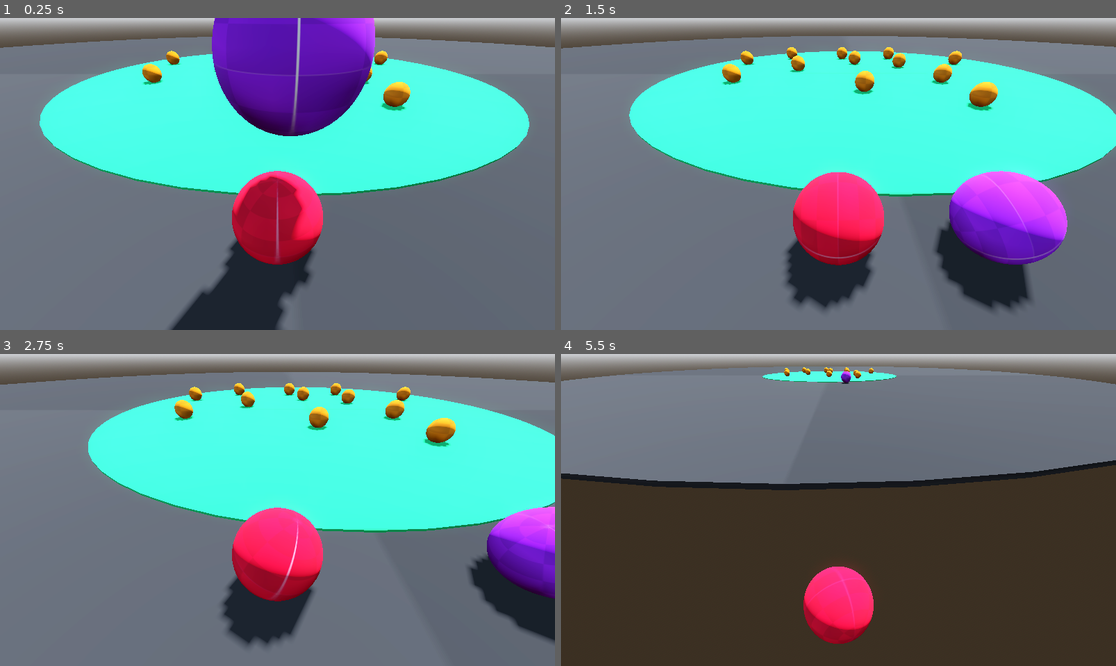
Above: before the commit, frames 1-4 (two rows, left to right).
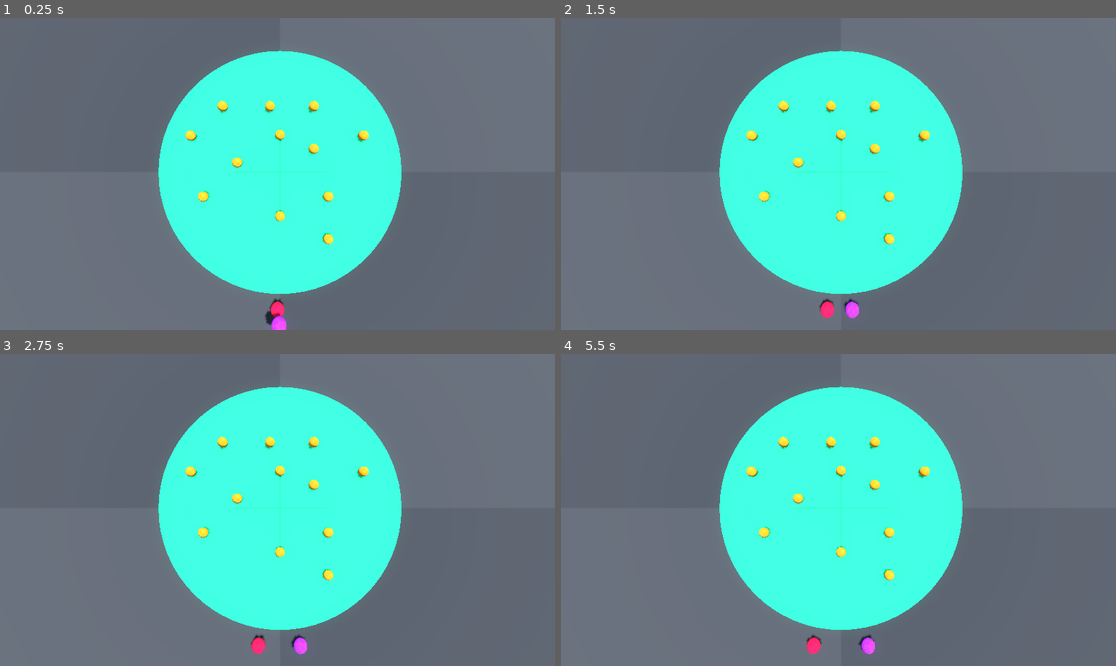
Above: after the commit, the same moments.

Repository: gourdfarm-games/pond-marbles
Game: Godot game, scene res://scenes/game.tscn
Same seed, same stepped clock (60 frames per second), same inputs: the game is played once before the commit and once after it. Before the commit the project starts from res://game.tscn.
Inputs (mouse positions are in pixels of both pictures, inside the frame that each line leads up to):
- Up to frame 1 (0.25 s): no input
- Up to frame 2 (1.5 s): move the mouse to (960, 158) at 0.52 s; press the mouse at (960, 158) at 0.53 s; move the mouse to (727, 189) at 1.27 s; release the mouse at (727, 189) at 1.28 s; click (727, 189) at 1.35 s
- Up to frame 3 (2.75 s): move the mouse to (333, 441) at 2.02 s; press the mouse at (333, 441) at 2.03 s
- Up to frame 4 (5.5 s): move the mouse to (810, 572) at 2.77 s; release the mouse at (810, 572) at 2.78 s; click (810, 572) at 2.85 s; move the mouse to (1005, 556) at 3.52 s; press the mouse at (1005, 556) at 3.53 s; move the mouse to (672, 463) at 4.27 s; release the mouse at (672, 463) at 4.28 s; click (672, 463) at 4.35 s; move the mouse to (866, 510) at 5.02 s; press the mouse at (866, 510) at 5.03 s

The runs differ from the first frame. In frame 1, 44% of the frame differs, in the area x 0-100%, y 0-100%; in frame 2, 43%; in frame 3, 41%; in frame 4, 78%.

Commit message:
Updated comments

Diff:
--- a/camera_3d.gd
+++ /dev/null
@@ -1,40 +0,0 @@
-extends Camera3D
-
-@onready var golf_ball = $".."
-
-#Variables for raycast
-const ray_length = 100
-var mouse_pos : Vector2
-var from :Vector3
-var to : Vector3
-var space : PhysicsDirectSpaceState3D
-var query : PhysicsRayQueryParameters3D
-
-#Variable for camera follow
-var vector : Vector3
-
-func _ready() -> void:
-	#We set the camera as top level to ignore parent's transformations.
-	#Otherwise, the camera will rotate violently.
-	self.set_as_top_level(true)
-
-#func _process(delta) -> void:
-	#Function to follow golf ball.
-	#camera_follow()
-
-#Function to follow golf ball.
-#func camera_follow() -> void:
-	#vector = Vector3(golf_ball.transform.origin.x,position.y,golf_ball.transform.origin.z)
-
-	#self.transform.origin = self.transform.origin.lerp(vector,1)
-
-#Translating the mouse position from the screen into 3d world.
-func camera_raycast():
-	mouse_pos = get_viewport().get_mouse_position()
-	from = project_ray_origin(mouse_pos)
-	to = from + project_ray_normal(mouse_pos) * ray_length
-	space = get_world_3d().direct_space_state
-	#Raycast checking only the second collision mask.
-	query = PhysicsRayQueryParameters3D.create(from,to,2)
-
-	return space.intersect_ray(query)
--- a/project.godot
+++ b/project.godot
@@ -11,9 +11,9 @@
 [application]
 
 config/name="Pond Marbles"
-run/main_scene="res://game.tscn"
+run/main_scene="res://scenes/game.tscn"
 config/features=PackedStringArray("4.3", "Forward Plus")
-config/icon="res://icon.svg"
+config/icon="res://prototyping/icon.svg"
 
 [input]
 
--- a/game.tscn
+++ b/scenes/game.tscn
@@ -1,9 +1,9 @@
 [gd_scene load_steps=8 format=3 uid="uid://chjire6w7xq3o"]
 
-[ext_resource type="PackedScene" uid="uid://cgcv2cybxk4or" path="res://scenes/level_0.tscn" id="1_mwgsp"]
-[ext_resource type="PackedScene" uid="uid://bs6brr8jf00sc" path="res://scenes/pollywog2.tscn" id="3_3opne"]
-[ext_resource type="PackedScene" uid="uid://d11adruwwqqev" path="res://marble.tscn" id="3_xt065"]
-[ext_resource type="PackedScene" uid="uid://cfg4r6lnrfmyv" path="res://scenes/pollywog1.tscn" id="4_grruw"]
+[ext_resource type="PackedScene" uid="uid://cgcv2cybxk4or" path="res://scenes/level_0.tscn" id="1_ks1dp"]
+[ext_resource type="PackedScene" uid="uid://d11adruwwqqev" path="res://scenes/marble.tscn" id="2_ryn7b"]
+[ext_resource type="PackedScene" uid="uid://bs6brr8jf00sc" path="res://scenes/pollywog2.tscn" id="3_4fdlh"]
+[ext_resource type="PackedScene" uid="uid://cfg4r6lnrfmyv" path="res://scenes/pollywog1.tscn" id="4_0h0xf"]
 
 [sub_resource type="ProceduralSkyMaterial" id="ProceduralSkyMaterial_x3fjl"]
 sky_horizon_color = Color(0.64625, 0.65575, 0.67075, 1)
@@ -32,51 +32,51 @@
 shadow_enabled = true
 shadow_bias = 0.02
 
-[node name="Level_0" parent="." instance=ExtResource("1_mwgsp")]
+[node name="Level_0" parent="." instance=ExtResource("1_ks1dp")]
 transform = Transform3D(1, 0, 0, 0, 1, 0, 0, 0, 1, 0, -0.732521, 0)
 
 [node name="Marbles" type="Node" parent="."]
 
-[node name="Node3D" parent="Marbles" instance=ExtResource("3_xt065")]
+[node name="Node3D" parent="Marbles" instance=ExtResource("2_ryn7b")]
 transform = Transform3D(1, 0, 0, 0, 1, 0, 0, 0, 1, 0, -0.907053, -2.24829)
 
-[node name="Node3D7" parent="Marbles" instance=ExtResource("3_xt065")]
+[node name="Node3D7" parent="Marbles" instance=ExtResource("2_ryn7b")]
 transform = Transform3D(1, 0, 0, 0, 1, 0, 0, 0, 1, 0, -0.907053, 2.65999)
 
-[node name="Node3D8" parent="Marbles" instance=ExtResource("3_xt065")]
+[node name="Node3D8" parent="Marbles" instance=ExtResource("2_ryn7b")]
 transform = Transform3D(1, 0, 0, 0, 1, 0, 0, 0, 1, 2.91131, -0.907053, 1.47573)
 
-[node name="Node3D9" parent="Marbles" instance=ExtResource("3_xt065")]
+[node name="Node3D9" parent="Marbles" instance=ExtResource("2_ryn7b")]
 transform = Transform3D(1, 0, 0, 0, 1, 0, 0, 0, 1, -4.63836, -0.907053, 1.47573)
 
-[node name="Node3D10" parent="Marbles" instance=ExtResource("3_xt065")]
+[node name="Node3D10" parent="Marbles" instance=ExtResource("2_ryn7b")]
 transform = Transform3D(1, 0, 0, 0, 1, 0, 0, 0, 1, -5.4032, -0.907053, -2.20042)
 
-[node name="Node3D11" parent="Marbles" instance=ExtResource("3_xt065")]
+[node name="Node3D11" parent="Marbles" instance=ExtResource("2_ryn7b")]
 transform = Transform3D(1, 0, 0, 0, 1, 0, 0, 0, 1, 5.03312, -0.907053, -2.20042)
 
-[node name="Node3D12" parent="Marbles" instance=ExtResource("3_xt065")]
+[node name="Node3D12" parent="Marbles" instance=ExtResource("2_ryn7b")]
 transform = Transform3D(1, 0, 0, 0, 1, 0, 0, 0, 1, 2.91132, -0.907053, 4.04163)
 
-[node name="Node3D2" parent="Marbles" instance=ExtResource("3_xt065")]
+[node name="Node3D2" parent="Marbles" instance=ExtResource("2_ryn7b")]
 transform = Transform3D(1, 0, 0, 0, 1, 0, 0, 0, 1, 2.04015, -0.907053, -1.40096)
 
-[node name="Node3D3" parent="Marbles" instance=ExtResource("3_xt065")]
+[node name="Node3D3" parent="Marbles" instance=ExtResource("2_ryn7b")]
 transform = Transform3D(1, 0, 0, 0, 1, 0, 0, 0, 1, 2.04015, -0.907053, -3.9777)
 
-[node name="Node3D4" parent="Marbles" instance=ExtResource("3_xt065")]
+[node name="Node3D4" parent="Marbles" instance=ExtResource("2_ryn7b")]
 transform = Transform3D(1, 0, 0, 0, 1, 0, 0, 0, 1, -0.609097, -0.907053, -3.9777)
 
-[node name="Node3D5" parent="Marbles" instance=ExtResource("3_xt065")]
+[node name="Node3D5" parent="Marbles" instance=ExtResource("2_ryn7b")]
 transform = Transform3D(1, 0, 0, 0, 1, 0, 0, 0, 1, -3.47385, -0.907053, -3.9777)
 
-[node name="Node3D6" parent="Marbles" instance=ExtResource("3_xt065")]
+[node name="Node3D6" parent="Marbles" instance=ExtResource("2_ryn7b")]
 transform = Transform3D(1, 0, 0, 0, 1, 0, 0, 0, 1, -2.58778, -0.907053, -0.582527)
 
-[node name="Pollywog2" parent="." instance=ExtResource("3_3opne")]
+[node name="Pollywog2" parent="." instance=ExtResource("3_4fdlh")]
 transform = Transform3D(1, 0, 0, 0, 1, 0, 0, 0, 1, -0.0797895, 0.740836, 8.20086)
 
-[node name="Pollywog" parent="." instance=ExtResource("4_grruw")]
+[node name="Pollywog" parent="." instance=ExtResource("4_0h0xf")]
 transform = Transform3D(1, 0, 0, 0, 1, 0, 0, 0, 1, -0.154437, -0.790764, 8.20086)
 
 [node name="Cam3" type="Camera3D" parent="."]
--- a/scenes/pollywog1.tscn
+++ b/scenes/pollywog1.tscn
@@ -3,7 +3,7 @@
 [ext_resource type="Script" path="res://scripts/Pollywog.gd" id="1_i2g01"]
 [ext_resource type="Texture2D" uid="uid://bbrnyhvq701cr" path="res://prototyping/kenney_prototype_textures/red/texture_08.png" id="2_xbnu3"]
 [ext_resource type="Script" path="res://scripts/Camera.gd" id="3_5o2ei"]
-[ext_resource type="Script" path="res://scenes/cam_2.gd" id="4_63m28"]
+[ext_resource type="Script" path="res://scripts/FollowCam.gd" id="4_451im"]
 [ext_resource type="Material" uid="uid://c1bcg1b80oiig" path="res://scenes/arrow.tres" id="4_b6ntp"]
 
 [sub_resource type="PhysicsMaterial" id="PhysicsMaterial_p4kc3"]
@@ -47,13 +47,13 @@
 [node name="Camera3D" type="Camera3D" parent="."]
 transform = Transform3D(1, 0, 0, 0, 0.00633566, 0.99998, 0, -0.99998, 0.00633566, 0, 12.0997, 0)
 v_offset = 8.0
+current = true
 script = ExtResource("3_5o2ei")
 
 [node name="Cam2" type="Camera3D" parent="."]
 transform = Transform3D(1, 0, 0, 0, 0.795759, 0.605613, 0, -0.605613, 0.795759, 0, 3.06701, 2.50179)
 v_offset = -2.06
-current = true
-script = ExtResource("4_63m28")
+script = ExtResource("4_451im")
 
 [node name="Scaler" type="Marker3D" parent="."]
 transform = Transform3D(0.1, 0, 0, 0, 0.1, 0, 0, 0, 0.01, 0, 0, 0)
--- a/scripts/Camera.gd
+++ b/scripts/Camera.gd
@@ -1,8 +1,8 @@
 extends Camera3D
 
-@onready var golf_ball = $".."
+@onready var ball = $".."
 
-#Variables for raycast
+#RAYCAST VARS
 const ray_length = 100
 var mouse_pos : Vector2
 var from :Vector3
@@ -10,31 +10,21 @@
 var space : PhysicsDirectSpaceState3D
 var query : PhysicsRayQueryParameters3D
 
-#Variable for camera follow
+#CAM FOLLOW VARS
 var vector : Vector3
 
+#FOLLOW BALL
 func _ready() -> void:
-	#We set the camera as top level to ignore parent's transformations.
-	#Otherwise, the camera will rotate violently.
+#PREVENT ROTATION.
 	self.set_as_top_level(true)
 
-#func _process(delta) -> void:
-	#Function to follow golf ball.
-	#camera_follow()
-
-#Function to follow golf ball.
-#func camera_follow() -> void:
-	#vector = Vector3(golf_ball.transform.origin.x,position.y,golf_ball.transform.origin.z)
-
-	#self.transform.origin = self.transform.origin.lerp(vector,1)
-
-#Translating the mouse position from the screen into 3d world.
+#GET MOUSE POSITION
 func camera_raycast():
 	mouse_pos = get_viewport().get_mouse_position()
 	from = project_ray_origin(mouse_pos)
 	to = from + project_ray_normal(mouse_pos) * ray_length
 	space = get_world_3d().direct_space_state
-	#Raycast checking only the second collision mask.
+	#RAYCAST CHECK SECOND MASK
 	query = PhysicsRayQueryParameters3D.create(from,to,2)
 
 	return space.intersect_ray(query)
--- a/scenes/cam_2.gd
+++ b/scripts/FollowCam.gd
@@ -1,8 +1,8 @@
 extends Camera3D
 
-@onready var golf_ball = $".."
+@onready var ball = $".."
 
-#Variables for raycast
+#RAYCAST VARS
 const ray_length = 100
 var mouse_pos : Vector2
 var from :Vector3
@@ -10,31 +10,29 @@
 var space : PhysicsDirectSpaceState3D
 var query : PhysicsRayQueryParameters3D
 
-#Variable for camera follow
+#CAM FOLLOW VARS
 var vector : Vector3
 
 func _ready() -> void:
-	#We set the camera as top level to ignore parent's transformations.
-	#Otherwise, the camera will rotate violently.
+#PREVENT ROTATION
 	self.set_as_top_level(true)
 
+#FOLLOW BALL
 func _process(delta) -> void:
-	#Function to follow golf ball.
 	camera_follow()
 
-#Function to follow golf ball.
 func camera_follow() -> void:
-	vector = Vector3(golf_ball.transform.origin.x,position.y,golf_ball.transform.origin.z)
+	vector = Vector3(ball.transform.origin.x,position.y,ball.transform.origin.z)
 
 	self.transform.origin = self.transform.origin.lerp(vector,1)
 
-#Translating the mouse position from the screen into 3d world.
+#GET MOUSE POSITION
 func camera_raycast():
 	mouse_pos = get_viewport().get_mouse_position()
 	from = project_ray_origin(mouse_pos)
 	to = from + project_ray_normal(mouse_pos) * ray_length
 	space = get_world_3d().direct_space_state
-	#Raycast checking only the second collision mask.
+	#RAYCAST CHECK SECOND MASK
 	query = PhysicsRayQueryParameters3D.create(from,to,2)
 
 	return space.intersect_ray(query)
--- a/scripts/Pollywog.gd
+++ b/scripts/Pollywog.gd
@@ -2,7 +2,7 @@
 
 @export var max_speed : int = 15
 @export var accel : int = 50
-@export var sensitivity : float = 2.0  # New sensitivity factor
+@export var sensitivity : float = 2.0
 
 @onready var scaler = $Scaler
 @onready var camera_3d = $Camera3D
@@ -14,54 +14,53 @@
 var diraction : Vector3
 
 func _ready() -> void:
-	# We set the scaler as top level to ignore parent's transformations.
-	# Otherwise, the camera will rotate violently.
+	#PREVENT ROTATION
 	scaler.set_as_top_level(true)
 	pass
 
-# Checking if the golf ball is selected.
+#CHECK IF BALL IS SELECTED
 func _on_input_event(camera, event, position, normal, shape_idx) -> void:
 	if event.is_action_pressed("left_mb"):
 		selected = true
 
 func _input(event) -> void:
-	# After the mouse is released, we calculate the speed and shoot the ball in the given direction.
+	#CALCULATE SPEED & DIRECTION AFTER RELEASE
 	if event.is_action_released("left_mb"):
 		if selected:
-			# Calculating the speed with sensitivity factor
+			#SPEED X SENSETIVITY
 			speed = - (diraction * distance * accel * sensitivity).limit_length(max_speed)
 			shoot(speed)
 		selected = false
 
 func _process(delta) -> void:
-	# Function to follow the golf ball.
+	#FOLLOW BALL
 	scaler_follow()
 	pull_metter()
 
-# Shooting the golf ball.
+#SHOOT BALL
 func shoot(vector: Vector3) -> void:
 	velocity = Vector3(vector.x, 0, vector.z)
 	self.apply_impulse(velocity, Vector3.ZERO)
 
-# Function to follow the golf ball.
+#FOLLOW BALL
 func scaler_follow() -> void:
 	scaler.transform.origin = scaler.transform.origin.lerp(self.transform.origin, 0.8)
 
 func pull_metter() -> void:
-	# Calling the raycast from the camera node.
+	#CALLING RAYCAST FROM CAM
 	var ray_cast = camera_3d.camera_raycast()
 
 	if not ray_cast.is_empty():
-		# Calculating the distance between the golf ball and the mouse position.
+		#CALCUATE DISTANCE BETWEEN BALL AND MOUSE
 		distance = self.position.distance_to(ray_cast.position)
-		# Calculating the direction vector between golf ball and mouse position.
+		#CALCULATE DIRECTION BETWEEN BALL AND MOUSE
 		diraction = self.transform.origin.direction_to(ray_cast.position)
-		# Looking at the mouse position in the 3D world.
+		#LOOK AT MOUSE POSITION
 		scaler.look_at(Vector3(ray_cast.position.x, position.y, ray_cast.position.z))
 
 		if selected:
-			# Scaling the scaler with limitation.
+			#SCALE SCALER
 			scaler.scale.z = clamp(distance * sensitivity, 0, 5)
 		else:
-			# Resetting the scaler.
+			#RESET SCALER
 			scaler.scale.z = 0.01
Renamed: icon.svg -> prototyping/icon.svg
Not shown, changed: prototyping/icon.svg.import
Renamed: marble.tscn -> scenes/marble.tscn
